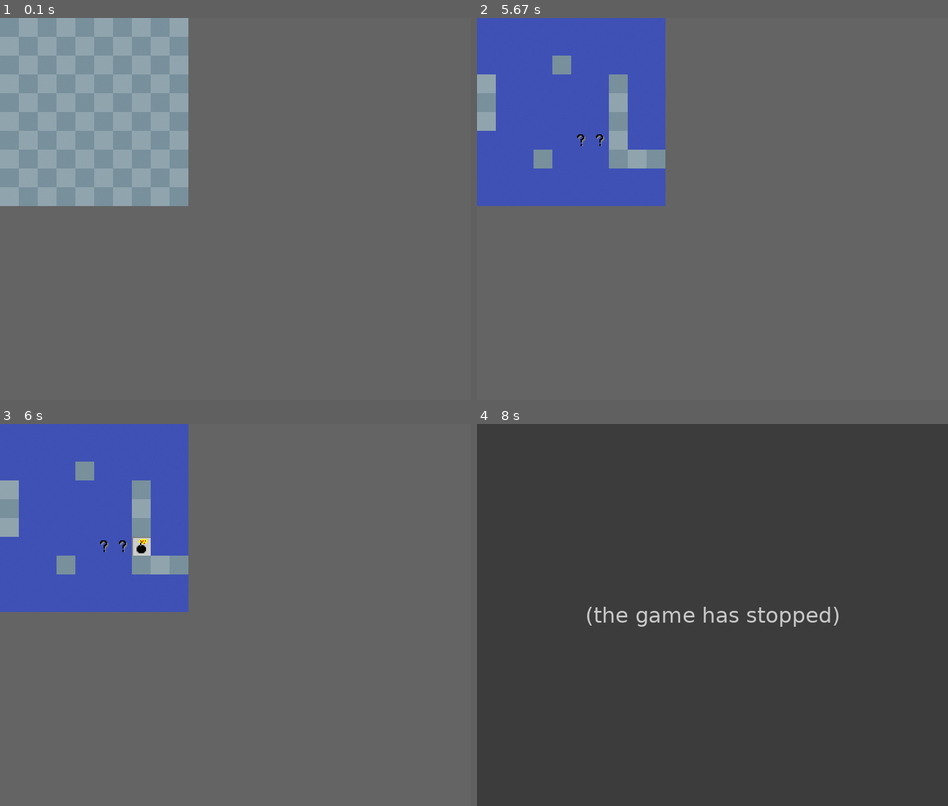
Above: before the commit, frames 1-4 (two rows, left to right).
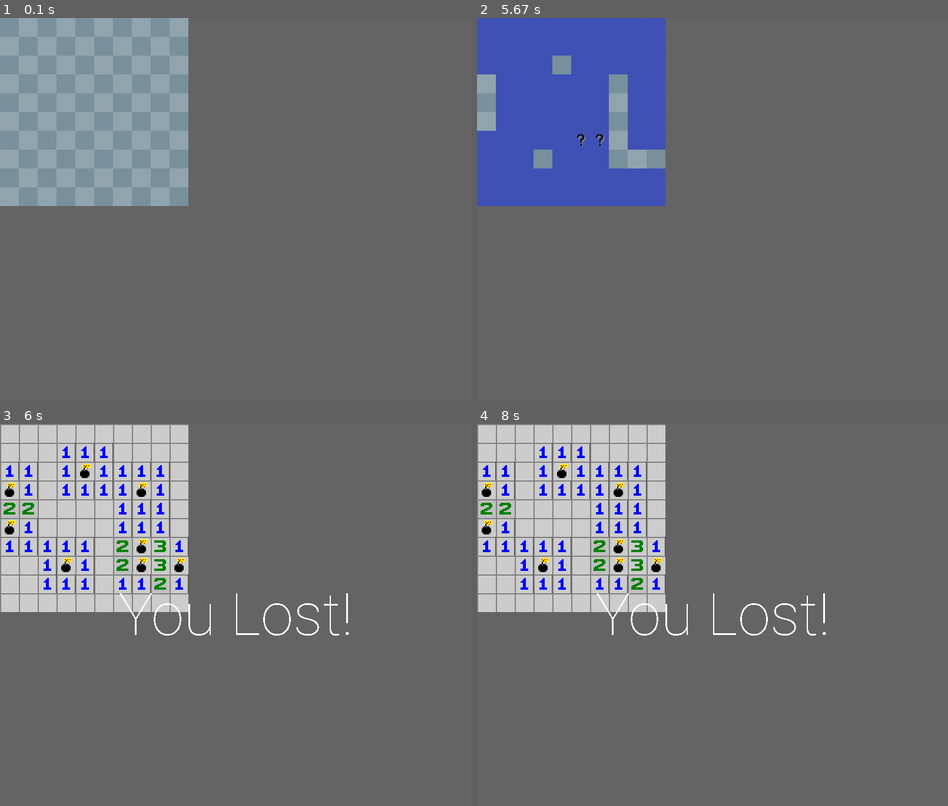
Above: after the commit, the same moments.

Repository: GroguLovesCookies/MineSweeper
Game: pygame game, started from game.py
Two runs of this game, one before a commit and one after it. Both use one fixed random seed, a clock stepped at 60 frames per second and the inputs below.
Inputs (mouse positions are in pixels of both pictures, inside the frame that each line leads up to):
- Up to frame 1 (0.1 s): type "10 (at the terminal prompt)" at 0 s; type "10 (at the terminal prompt)" at 0 s
- Up to frame 2 (5.67 s): click (571, 113) at 0.38 s; right-click (599, 132) at 1.72 s; right-click (575, 136) at 4.55 s
- Up to frame 3 (6 s): click (131, 546) at 5.88 s
- Up to frame 4 (8 s): no input

Frames 1-2 are identical in both runs. In frame 3, 20% of the frame differs, in the area x 0-75%, y 0-56%; in frame 4, 100%, in the area x 0-100%, y 0-100%.
Before the commit the program exited at 7.9 s; later frames show no game.

Commit message:
Added a real lose screen

Diff:
--- a/game.py
+++ b/game.py
@@ -2,10 +2,8 @@
 import find_chunks as fc
 from game_mode import *
 from pygame_utils import *
+from settings import *
 
-SCREEN_WIDTH = 800
-FPS = 60
-SCREEN_HEIGHT = 650
 
 pg.init()
 
@@ -36,16 +34,15 @@
 down_tick = 0
 clock = pg.time.Clock()
 flags_left = main.MINE_NUM
+roboto_font = pg.font.Font("fonts/Roboto-Thin.ttf", 100)
+
 play_mode = PlayGameMode(screen, draw_list, main, item_images, debug, debug_map, debug_tile_images, tile_layer,
                          tile_images, suspect_layer, question_mark_images, raw_chunks, down_tick, flags_left)
-freeze_mode = GameMode()
+freeze_mode = LoseMode(screen, draw_list, main.board, item_images, roboto_font)
 
 cur_mode = play_mode
 
 while running:
-    frame_timer -= down_tick
-    if frame_timer == 0:
-        running = False
     if cur_mode == play_mode:
         screen, draw_list, main, item_images, debug, debug_map, debug_tile_images, tile_layer, \
          tile_images, suspect_layer, question_mark_images, raw_chunks, down_tick = cur_mode.update()
@@ -65,7 +62,7 @@
     clock.tick(FPS)
     if down_tick != 0 and cur_mode == play_mode:
         screen, draw_list, main, item_images, debug, debug_map, debug_tile_images, tile_layer, \
-        tile_images, suspect_layer, question_mark_images, raw_chunks, down_tick = cur_mode.update()
+         tile_images, suspect_layer, question_mark_images, raw_chunks, down_tick = cur_mode.update()
         cur_mode = freeze_mode
 
 pg.quit()
--- a/game_mode.py
+++ b/game_mode.py
@@ -1,5 +1,6 @@
 import pygame as pg
 import find_chunks as fc
+from settings import *
 
 
 class GameMode:
@@ -111,3 +112,20 @@
         self.suspect_layer = suspect_layer
 
         return self.debug, self.flags_left, self.suspect_layer
+
+
+class LoseMode(GameMode):
+    def __init__(self, screen, draw_list, board, item_images, font):
+        self.screen = screen
+        self.draw_list = draw_list
+        self.board = board
+        self.item_images = item_images
+        self.font = font
+
+    def update(self, *args):
+        self.screen.fill((100, 100, 100))
+        self.draw_list(self.screen, self.board, self.item_images, (0, 0), (32, 32))
+
+        label = self.font.render("You Lost!", 0, (255, 255, 255))
+        text_rect = label.get_rect(center=(SCREEN_WIDTH / 2, SCREEN_HEIGHT / 2))
+        self.screen.blit(label, text_rect)
--- /dev/null
+++ b/settings.py
@@ -0,0 +1,3 @@
+SCREEN_WIDTH = 800
+FPS = 60
+SCREEN_HEIGHT = 650
Binary file added: fonts/Roboto-Thin.ttf
